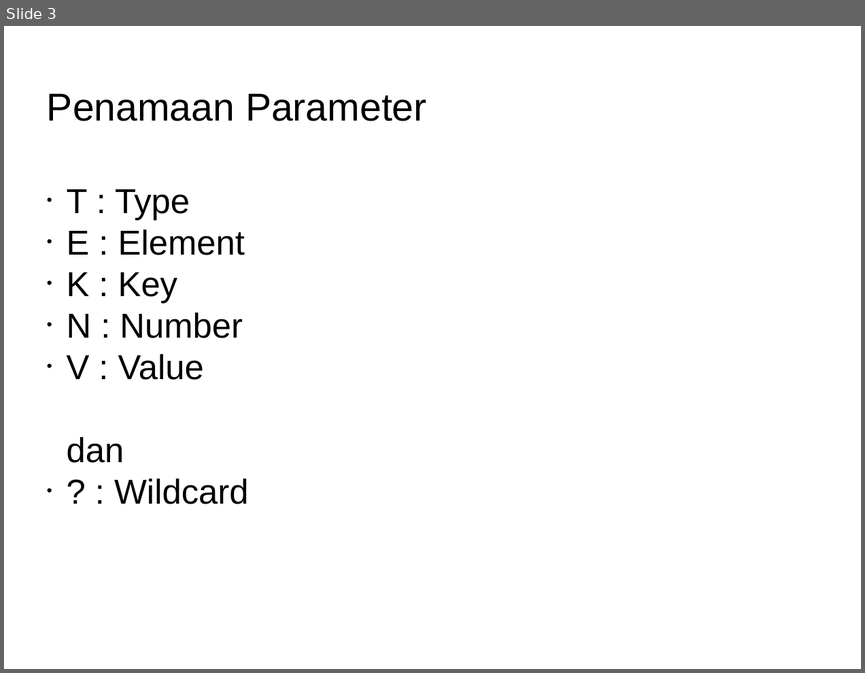
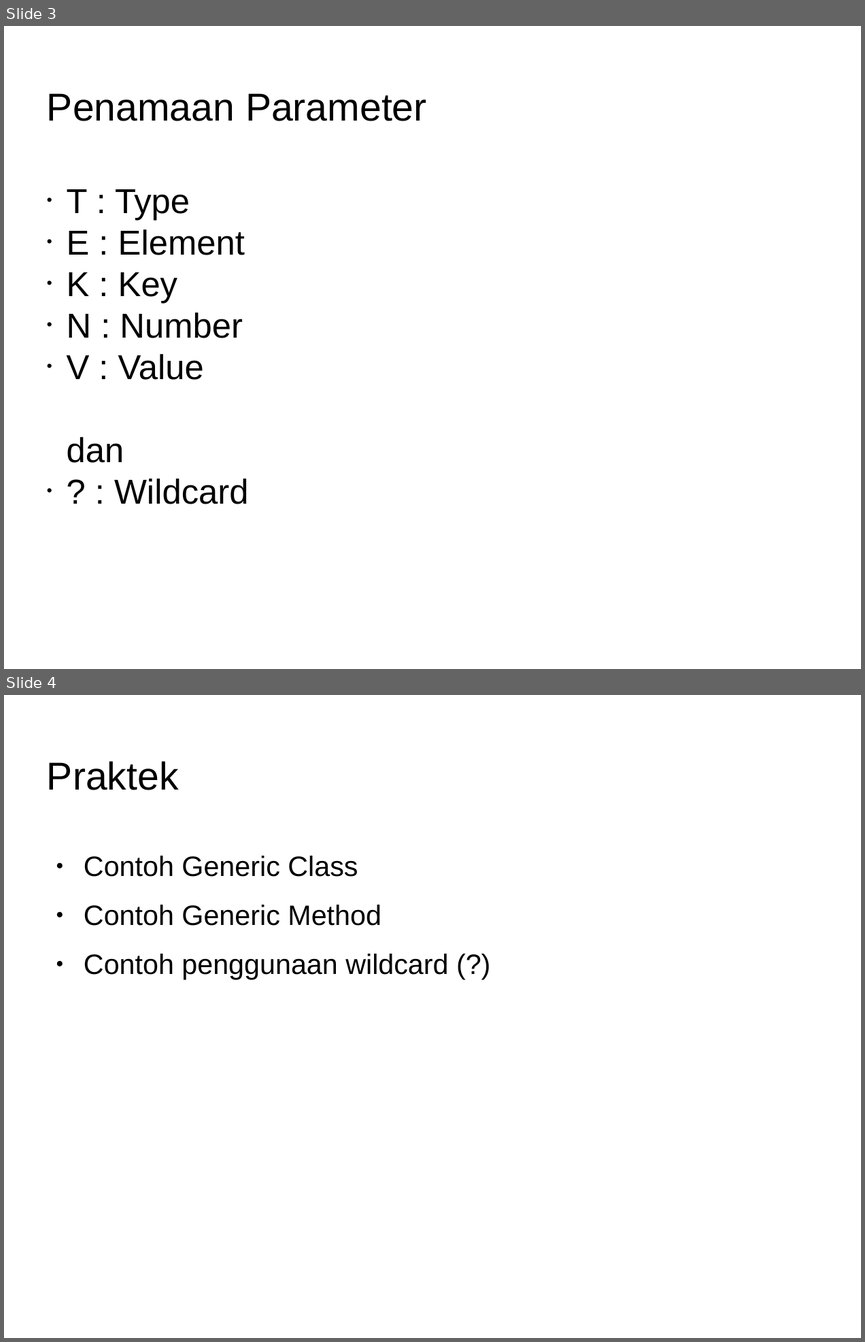
Before and after one commit to Dickyfathur7/pemrograman-komputer-2, a slide deck: 02-generic-programming/slide-generic-programming.odp. Shown one above the other, each under a label of ours: slide 3 before the commit, slides 3 and 4 after it. The pictures are 865x673 and 865x1342 pixels, drawn with LibreOffice and Linux fonts; fonts in the diff are those of the drawing; background and template pictures are left out. Boxes give left, top, right and bottom in pixels: in the first picture for what was removed or moved away, otherwise in the second. Text is boxed around its words. In the diff, an @@ line names an element or a change of style, - is before the commit and + after.

```diff
--- a/02-generic-programming/slide-generic-programming.odp
+++ b/02-generic-programming/slide-generic-programming.odp
@@ slide 4 added at [4,695,861,1338], background picture (left out) @@
@@ title added at [47,761,179,790], 36 pt, text #000000 @@
+Praktek
@@ text added at [84,855,448,979], 26 pt, text #000000 @@
+● Contoh Generic Class
+● Contoh Generic Method
+● Contoh penggunaan wildcard (?)
```
Also in this commit, not shown: 1 other slide added, 2 other files.
